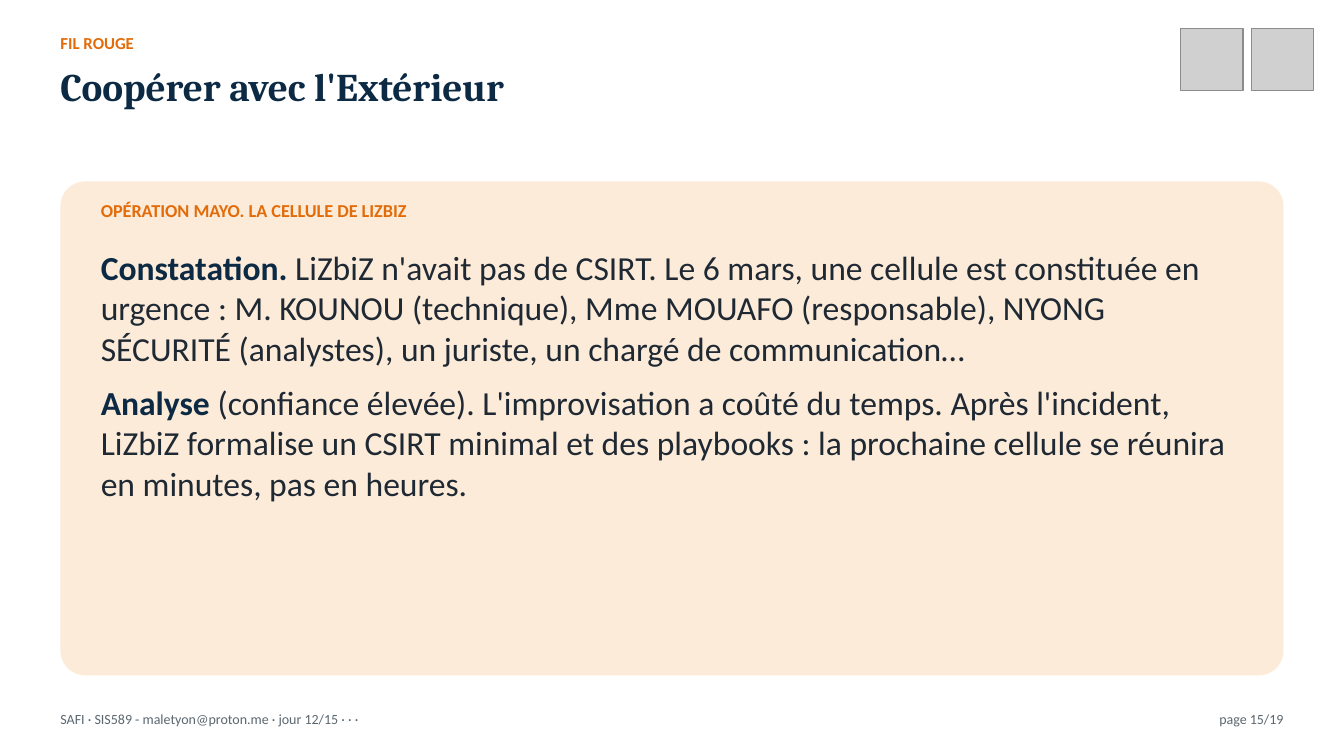
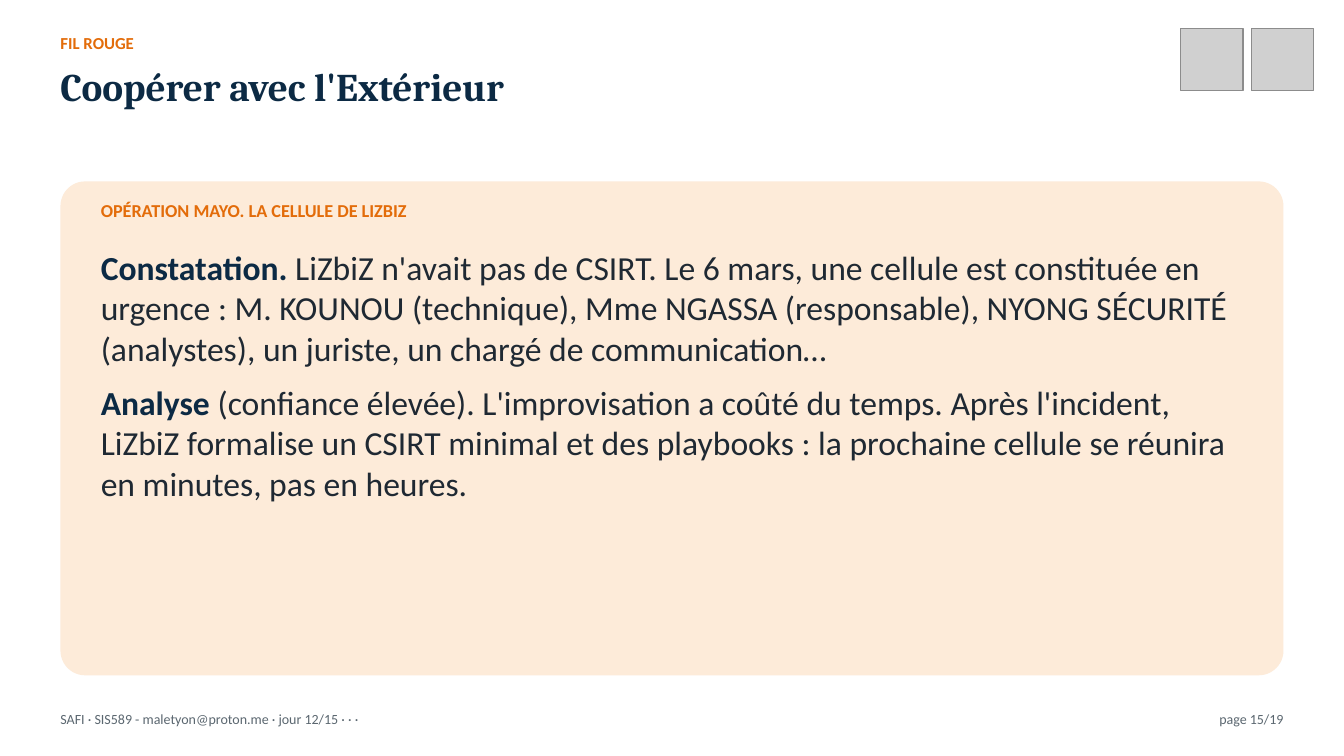
Before and after one commit to MaletYon/cours-safi, a slide deck: slide 15 of Présentation/SAFI_J12.pptx. Drawn at 1344x756 pixels with LibreOffice and Linux fonts; fonts in the diff are those of the drawing; grey boxes stand for pictures. Boxes give left, top, right and bottom in pixels: in the first picture for what was removed or moved away, otherwise in the second. Text is boxed around its words. In the diff, an @@ line names an element or a change of style, - is before the commit and + after.

```diff
--- a/Présentation/SAFI_J12.pptx
+++ b/Présentation/SAFI_J12.pptx
@@ text at bbox=[101, 256, 1226, 367]: text changed @@
-Constatation. LiZbiZ n'avait pas de CSIRT. Le 6 mars, une cellule est constituée en urgence : M. KOUNOU (technique), Mme MOUAFO (responsable), NYONG SÉCURITÉ (analystes), un juriste, un chargé de communication…
+Constatation. LiZbiZ n'avait pas de CSIRT. Le 6 mars, une cellule est constituée en urgence : M. KOUNOU (technique), Mme NGASSA (responsable), NYONG SÉCURITÉ (analystes), un juriste, un chargé de communication…
```
Also in this commit, not shown: 1 other slide changed, 42 other files.
